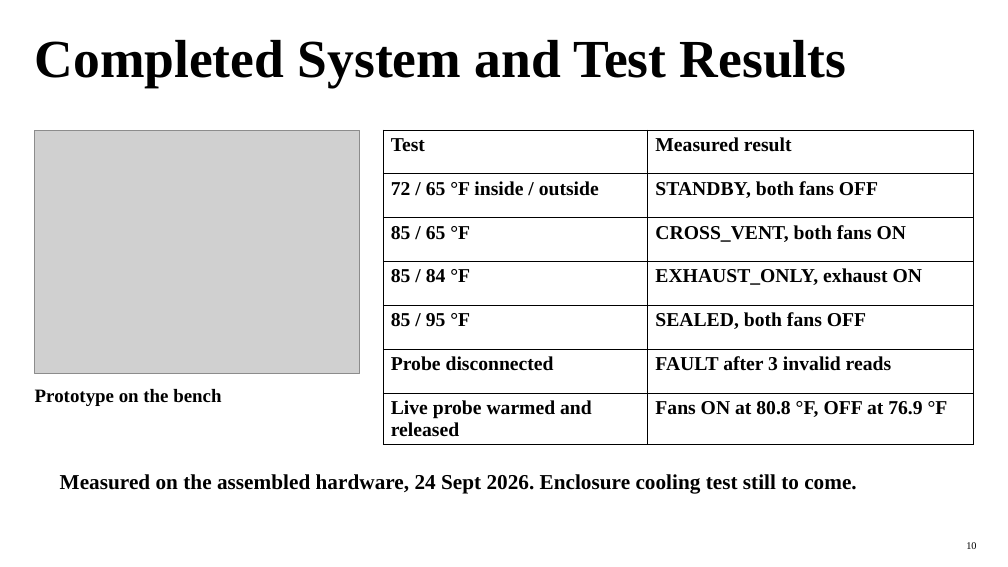
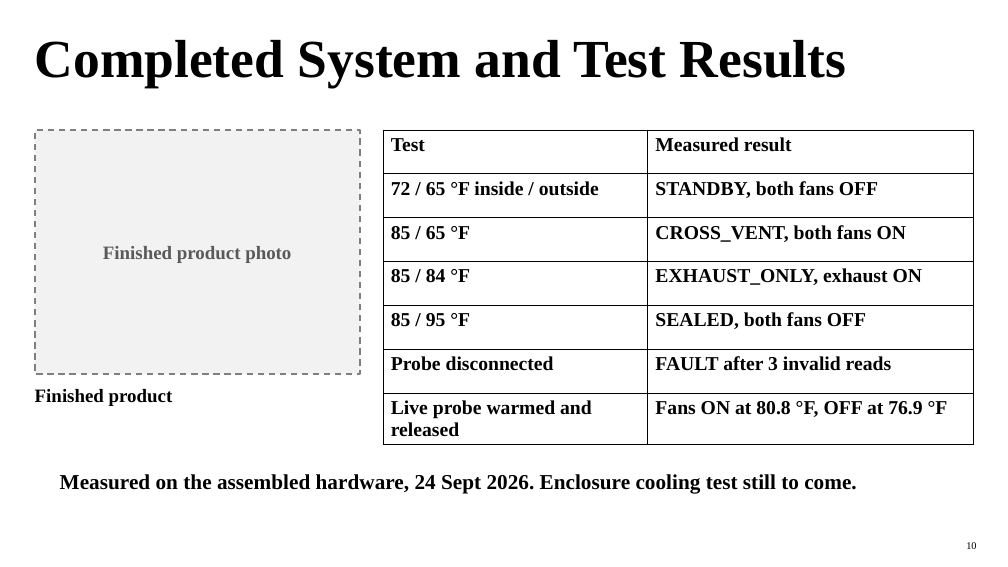
Before and after one commit to TjTheDj2011/esdl-warehouse-ventilation, a slide deck: slide 10 of presentation/ESDL_Project1_Presentation.pptx. Drawn at 1008x567 pixels with LibreOffice and Linux fonts; fonts in the diff are those of the drawing; grey boxes stand for pictures. Boxes give left, top, right and bottom in pixels: in the first picture for what was removed or moved away, otherwise in the second. Text is boxed around its words. In the diff, an @@ line names an element or a change of style, - is before the commit and + after.

```diff
--- a/presentation/ESDL_Project1_Presentation.pptx
+++ b/presentation/ESDL_Project1_Presentation.pptx
@@ picture removed at bbox=[35, 130, 360, 374] @@
@@ rectangle added at bbox=[35, 130, 360, 374], fill #F2F2F2, outline #7F7F7F 1.5 pt dashed, 18 pt, text #595959, bold @@
+Finished product photo
@@ text at bbox=[35, 389, 173, 406]: text changed @@
-Prototype on the bench
+Finished product
```
Also in this commit, not shown: 1 other slide changed, 1 other file.
